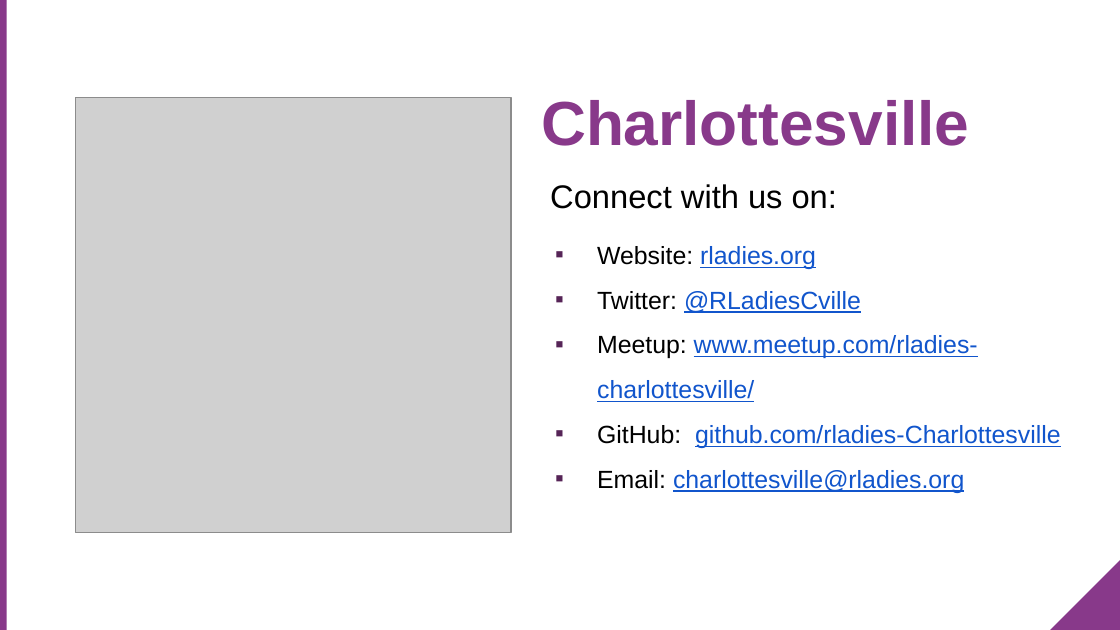
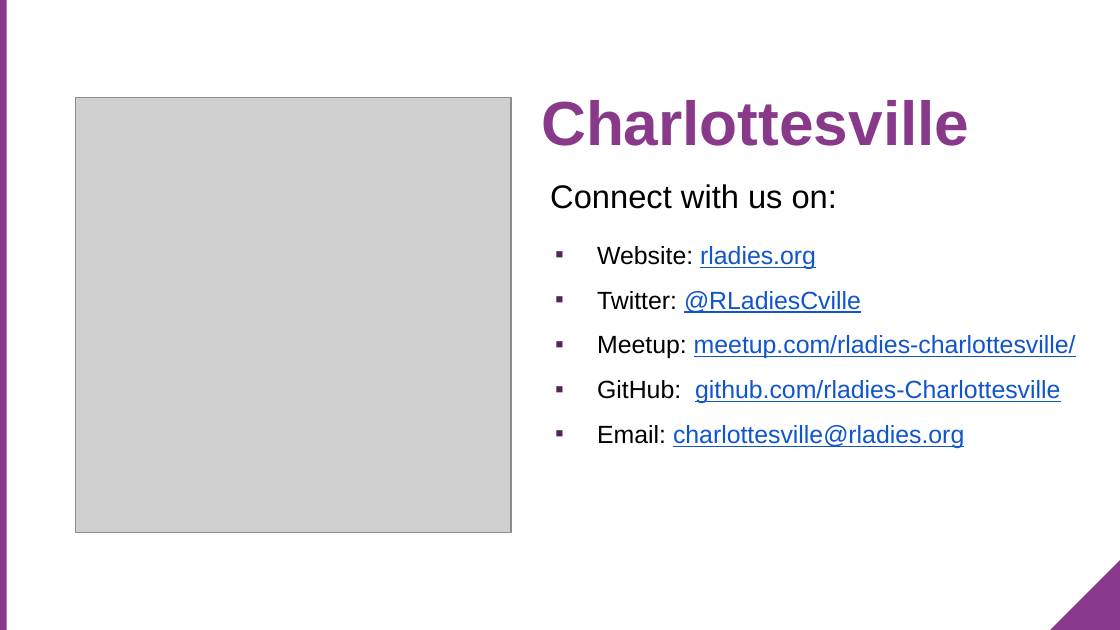
Before and after one commit to RLadiesCharlottesville/Presentations, a slide deck: slide 7 of 2019-08-27-R_Tutorial_RMarkdown_Tidyverse.pptx (slide 6 before the commit). Drawn at 1120x630 pixels with LibreOffice and Linux fonts; fonts in the diff are those of the drawing; grey boxes stand for pictures; background and template pictures are left out. Boxes give left, top, right and bottom in pixels: in the first picture for what was removed or moved away, otherwise in the second. Text is boxed around its words. In the diff, an @@ line names an element or a change of style, - is before the commit and + after.

```diff
--- a/2019-08-27-R_Tutorial_RMarkdown_Tidyverse.pptx
+++ b/2019-08-27-R_Tutorial_RMarkdown_Tidyverse.pptx
@@ text at [597,335,1076,358]: text changed @@
-▪ Meetup: www.meetup.com/rladies-charlottesville/
+▪ Meetup: meetup.com/rladies-charlottesville/
```
Also in this commit, not shown: 29 other slides changed, 2 slides added, 1 slide removed.
